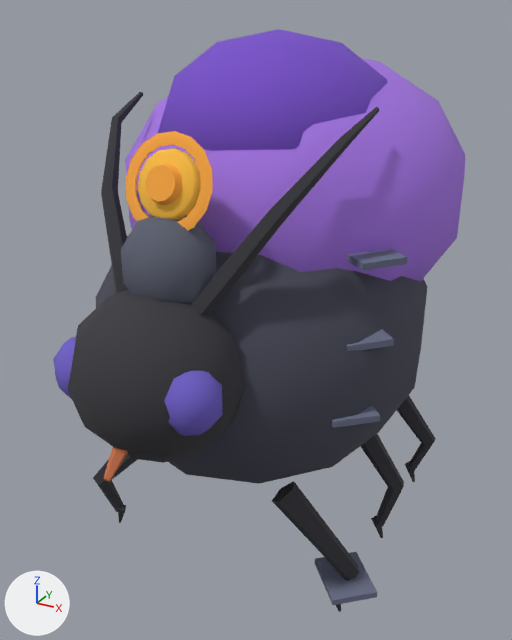
One commit to the glTF model game/assets/3d/cast/gloom_moth.glb: the scene before it, then after it.
One viewpoint serves both versions: a camera (50 mm lens) standing at (1.93, -3.94, 3.3) and looking at (-0.14, -0.18, 1.42). Lighting does not change. The marker at lower left points along +X, +Y and +Z. The first picture is the older version. Vertices at exactly the same position are counted once.

Objects in the first picture: 'GloomMoth'.
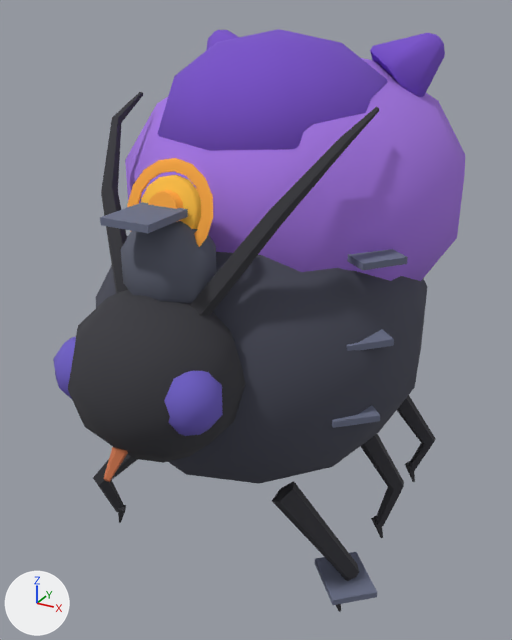
Boxes (x1, y1, x2, y2) around the edits, measured in the pictures (512 x 640 px; the box of a moved part takes in the faces that stretch with it):
part 1 of me_limb, moved or reshaped
    before: (145, 163, 183, 205)
    after: (148, 190, 183, 222)
part 2 of me_limb, added
    after: (206, 30, 239, 50)
part 3 of me_limb, added (purple)
    after: (370, 33, 445, 97)
part 4 of me_limb, moved or reshaped
    before: (126, 131, 213, 231)
    after: (100, 158, 213, 247)

Patch to the scene script:
```diff
--- a/game/assets/3d/cast/gloom_moth.glb.py
+++ b/game/assets/3d/cast/gloom_moth.glb.py
@@ me_limb @@
 # used by ob_gloommoth; location = (0.0, 0.0, 0.0)
-me_limb.from_pydata(...)  # 1006 vertices, 1856 faces; spans x -1.04..1.08, y -1.9..1.9, z 0.0..3.2
+me_limb.from_pydata(...)  # 1086 vertices, 2004 faces; spans x -1.04..1.08, y -1.9..1.9, z 0.0..3.2
+# me_limb part 1: the loose piece of 24 vertices spanning x -0.1..0.1, y -1.36..-1.26, z 2.47..2.65 is moved by (0.0, 0.0, -0.12)
+# me_limb part 2: a new loose piece of 36 vertices spanning x -0.79..-0.37, y 0.06..0.47, z 2.75..3.18, in mat_colormap (picture img_colormap)
+# me_limb part 3: a new loose piece of 36 vertices spanning x 0.37..0.79, y 0.06..0.47, z 2.75..3.18, in mat_colormap (picture img_colormap)
+# me_limb part 4
+# 131 vertices are removed from x -0.25..0.25, y -1.35..-1.2, z 2.32..2.79
+# 268 faces are deleted
+# 3 vertices move from x -0.21..0.17, y -1.3..-1.21, z 2.49..2.75 to x -0.16..0.21, y -1.33..-1.26, z 2.3..2.52
+# 139 vertices are added at x -0.25..0.25, y -1.61..-1.2, z 2.2..2.67
+# 280 new faces join them
 me_limb.materials.append(mat_colormap)
```
